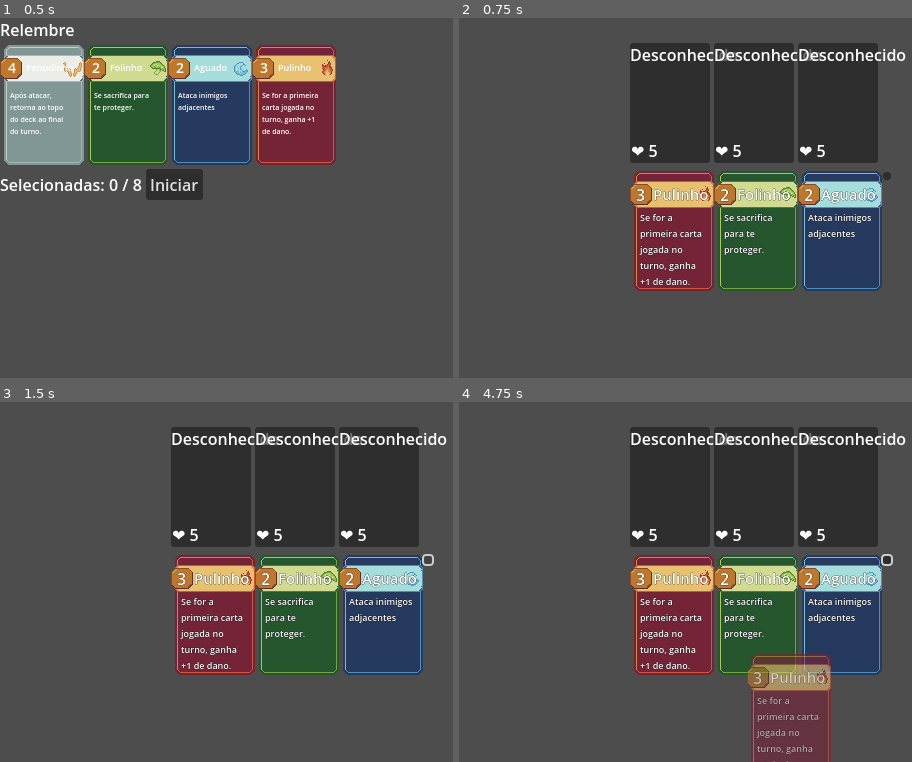
Above: before the commit, frames 1-4 (two rows, left to right).
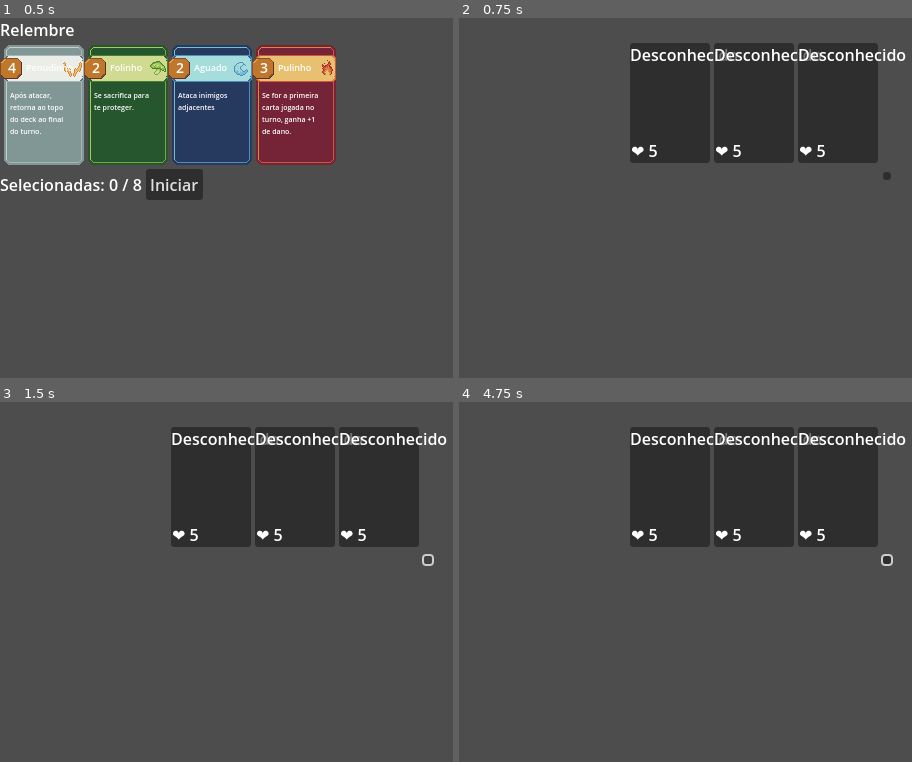
Above: after the commit, the same moments.

Repository: JonathanGoveira/CardGameTemplateGodot
Game: Godot game, scene res://scenes/pre_run_deck_selector.tscn
Two runs of this game, one before a commit and one after it. Both use one fixed random seed, a clock stepped at 60 frames per second and the inputs below.
Inputs (mouse positions are in pixels of both pictures, inside the frame that each line leads up to):
- Up to frame 1 (0.5 s): no input
- Up to frame 2 (0.75 s): click "Iniciar" at 0.5 s
- Up to frame 3 (1.5 s): click (425, 560) at 1.25 s
- Up to frame 4 (4.75 s): click (884, 560) at 2 s; click (884, 560) at 2.75 s; tap Enter at 3.5 s; move the mouse to (outside the picture) at 3.52 s; click (outside the picture) at 3.67 s; tap Space at 4.25 s; drag from (649, 600) to (748, 654) at 4.27 s

Frame 1 is identical in both runs. In frame 2, 18% of the frame differs, in the area x 37-94%, y 42-76%; in frame 3, 18%; in frame 4, 22%, in the area x 37-94%, y 42-100%.

Commit message:
update card_hand

Diff:
--- a/cardgametemplate/project.godot
+++ b/cardgametemplate/project.godot
@@ -15,6 +15,10 @@
 config/features=PackedStringArray("4.4", "GL Compatibility")
 config/icon="res://icon.svg"
 
+[autoload]
+
+GameState="*res://scripts/gamestate.gd"
+
 [display]
 
 window/size/viewport_width=640
--- a/cardgametemplate/scenes/battle/board.tscn
+++ b/cardgametemplate/scenes/battle/board.tscn
@@ -1,12 +1,9 @@
-[gd_scene load_steps=8 format=3 uid="uid://dkuk5uaw56b8f"]
+[gd_scene load_steps=5 format=3 uid="uid://dkuk5uaw56b8f"]
 
 [ext_resource type="Script" uid="uid://c0giw7bs8lw4i" path="res://scripts/battle/board.gd" id="1_qmi5o"]
 [ext_resource type="PackedScene" uid="uid://coxglu8wkptdt" path="res://scenes/battle/enemy_board.tscn" id="2_qmi5o"]
 [ext_resource type="Script" uid="uid://bgiwrxu11p2yt" path="res://scripts/battle/deck_manager.gd" id="3_aesho"]
 [ext_resource type="PackedScene" uid="uid://b2f0gstxcgifp" path="res://scenes/cards/card_base.tscn" id="4_x7pv8"]
-[ext_resource type="Resource" uid="uid://bkajiysgoiwdc" path="res://scripts/cards/data/firi/pulinho_card_data.tres" id="5_0ecky"]
-[ext_resource type="Resource" uid="uid://d21nvole0t8r5" path="res://scripts/cards/data/trufi/folinho_card_data.tres" id="6_0yp24"]
-[ext_resource type="Resource" uid="uid://cnjqx25hjbo5x" path="res://scripts/cards/data/gluba/aguado_card_data.tres" id="7_t8a5d"]
 
 [node name="Board" type="Control"]
 layout_mode = 3
@@ -31,7 +28,6 @@
 script = ExtResource("3_aesho")
 carta_base_scene = ExtResource("4_x7pv8")
 mao_container = NodePath("../HandPlayer")
-cartas_iniciais = Array[Resource]([ExtResource("5_0ecky"), ExtResource("6_0yp24"), ExtResource("7_t8a5d")])
 
 [node name="HandPlayer" type="HBoxContainer" parent="."]
 layout_mode = 2
--- a/cardgametemplate/scripts/battle/deck_manager.gd
+++ b/cardgametemplate/scripts/battle/deck_manager.gd
@@ -3,7 +3,7 @@
 
 @export var carta_base_scene: PackedScene
 @export var mao_container: NodePath
-@export var max_cartas_mao: int = 3
+@export var max_cartas_mao: int = 5
 
 # Cartas iniciais reais do deck
 @export var cartas_iniciais: Array[Resource]  # Esperado: CardData
@@ -13,7 +13,7 @@
 
 func _ready():
 	# Clona as cartas para o deck (evita sobrescrever o resource original)
-	for carta_resource in cartas_iniciais:
+	for carta_resource in GameState.cartas_selecionadas:
 		var copia = carta_resource.duplicate()
 		deck.append(copia)
 
--- /dev/null
+++ b/cardgametemplate/scripts/gamestate.gd
@@ -0,0 +1,3 @@
+extends Node
+
+var cartas_selecionadas: Array[CardData] = []
--- a/cardgametemplate/scripts/pre_run_deck_selector.gd
+++ b/cardgametemplate/scripts/pre_run_deck_selector.gd
@@ -61,6 +61,7 @@
 
 
 func on_start_pressed() -> void:
+	GameState.cartas_selecionadas = selecionadas.duplicate()
 	var caminho_batalha = "res://scenes/battle_scene.tscn"
 	get_tree().change_scene_to_file(caminho_batalha)
 	print("Mudando para a cena de batalha...")
Not shown, added: cardgametemplate/scripts/gamestate.gd.uid
